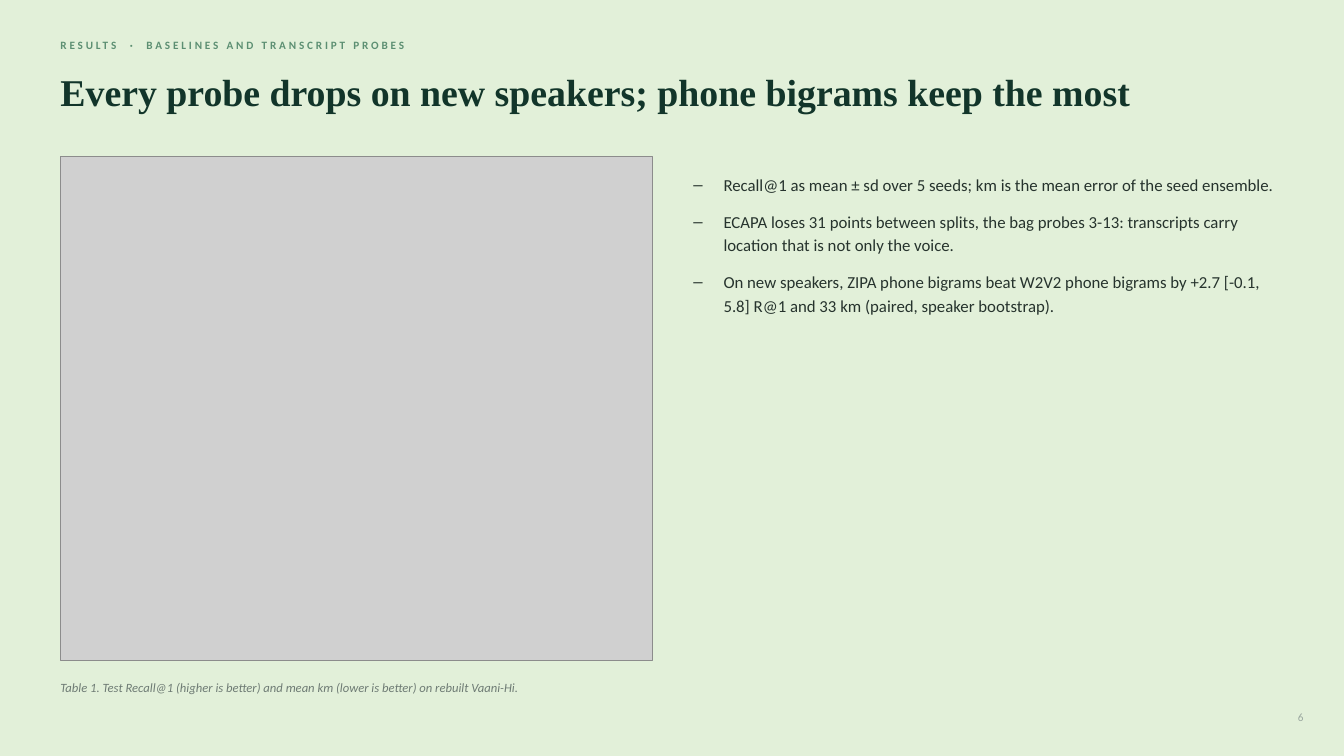
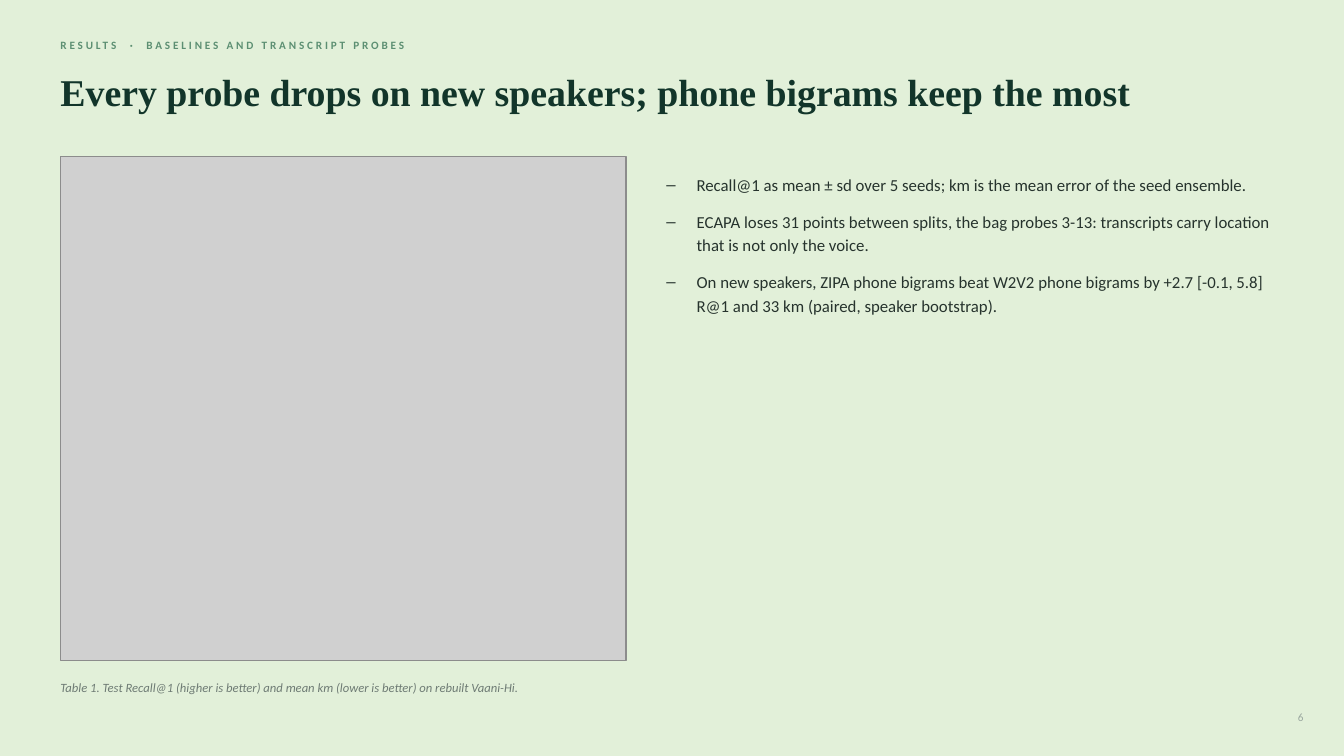
Before and after one commit to unignoramus11/sal-project, a slide deck: slide 6 of slides/mid/mid_evaluation.pptx. Drawn at 1344x756 pixels with LibreOffice and Linux fonts; fonts in the diff are those of the drawing; grey boxes stand for pictures. Boxes give left, top, right and bottom in pixels: in the first picture for what was removed or moved away, otherwise in the second. Text is boxed around its words. In the diff, an @@ line names an element or a change of style, - is before the commit and + after.

```diff
--- a/slides/mid/mid_evaluation.pptx
+++ b/slides/mid/mid_evaluation.pptx
@@ picture: place and size @@
-picture at bbox=[60, 156, 653, 660]
+picture at bbox=[60, 156, 626, 660]
@@ text "Recall@1 as mean ± sd ..." rewrapped from bbox=[724, 179, 1273, 315] to bbox=[697, 179, 1270, 315] @@
```
Also in this commit, not shown: 2 other slides changed, 15 other files.
